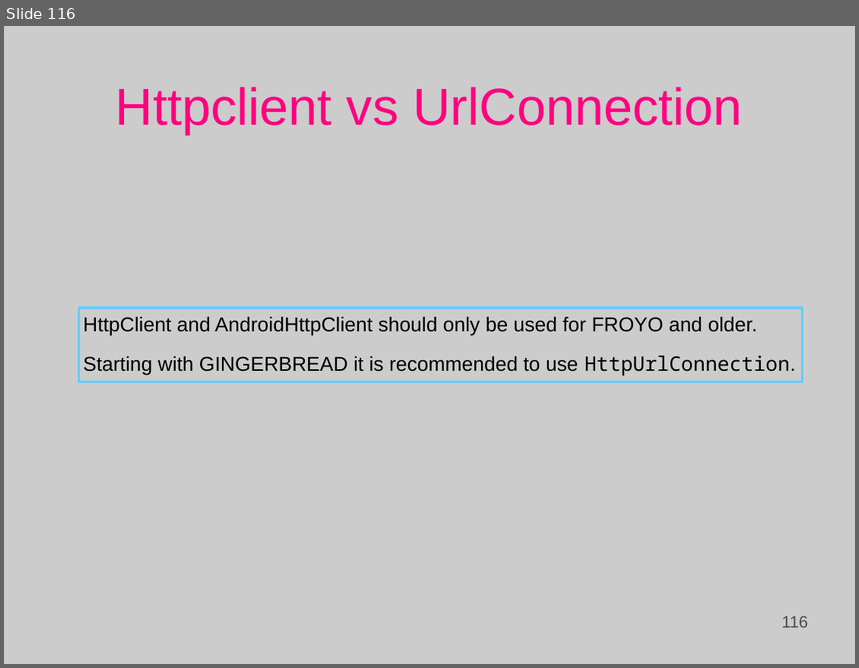
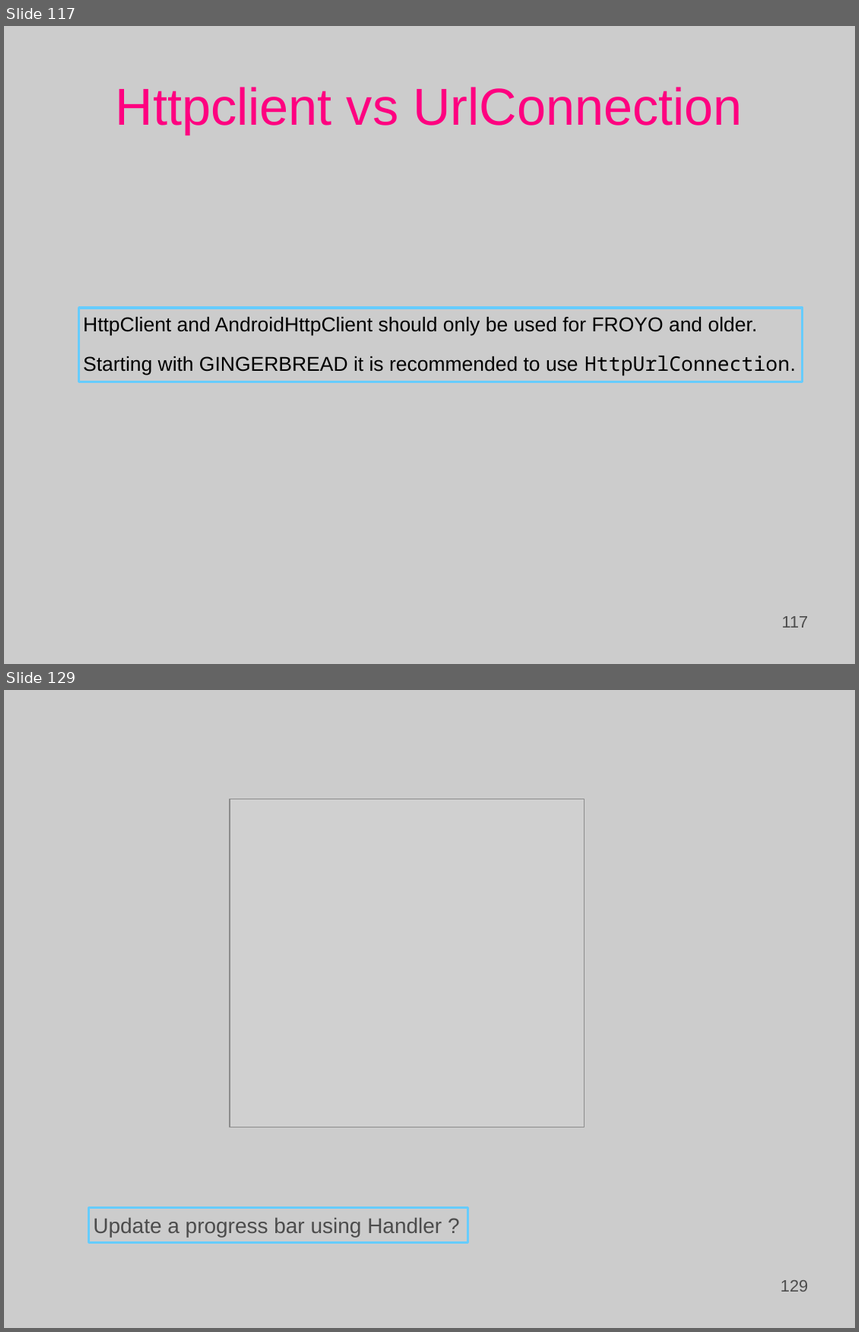
Before and after one commit to Basis-Android-Training/basis-android-training, a slide deck: Batch 12/Course lectures.ppt. Shown one above the other, each under a label of ours: slide 116 before the commit, slides 117 and 129 after it; the slides between them are not shown. The pictures are 859x668 and 859x1332 pixels, drawn with LibreOffice and Linux fonts; fonts in the diff are those of the drawing; grey boxes stand for pictures; background and template pictures are left out. Boxes give left, top, right and bottom in pixels: in the first picture for what was removed or moved away, otherwise in the second. Text is boxed around its words. In the diff, an @@ line names an element or a change of style, - is before the commit and + after.

```diff
--- a/Batch 12/Course lectures.ppt
+++ b/Batch 12/Course lectures.ppt
@@ slide 129 added at [4,690,855,1328], background picture (left out) @@
@@ picture added at [230,799,585,1128] @@
@@ freeform shape added at [89,1208,468,1243], outline #66CCFF 2.01 pt, 18 pt, text #4C4C4C @@
+Update a progress bar using Handler ?
@@ page number added at [614,1271,813,1298], 14 pt, text #4C4C4C @@
+129
@@ what was slide 116 is now slide 117 @@
@@ page number at [782,617,809,628]: text changed @@
-116
+117
```
Also in this commit, not shown: 25 other slides added, 31 other files.
